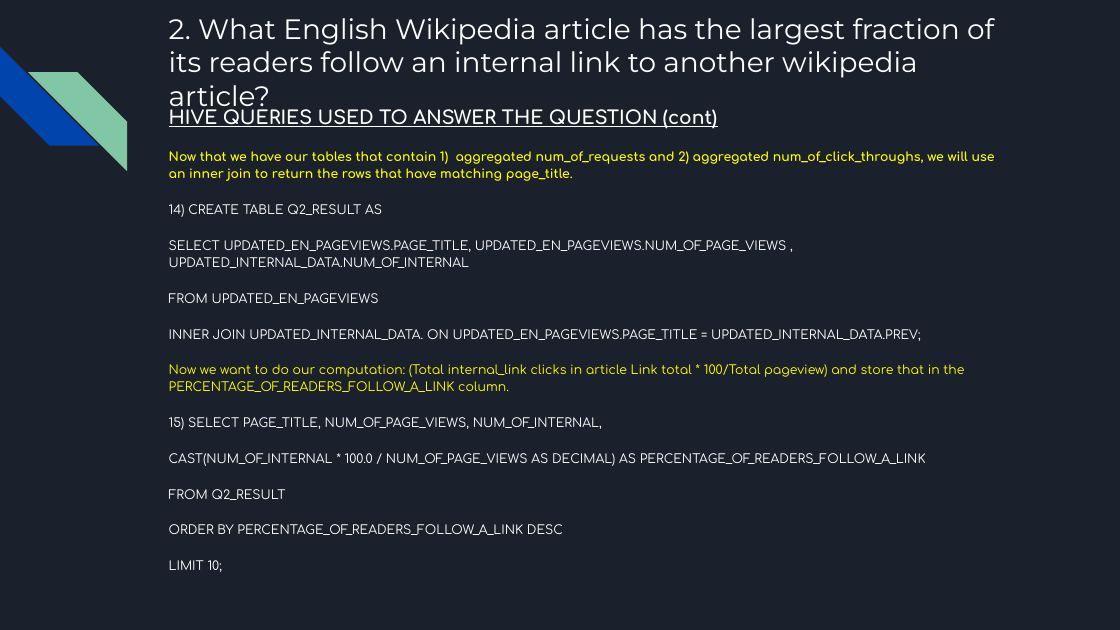
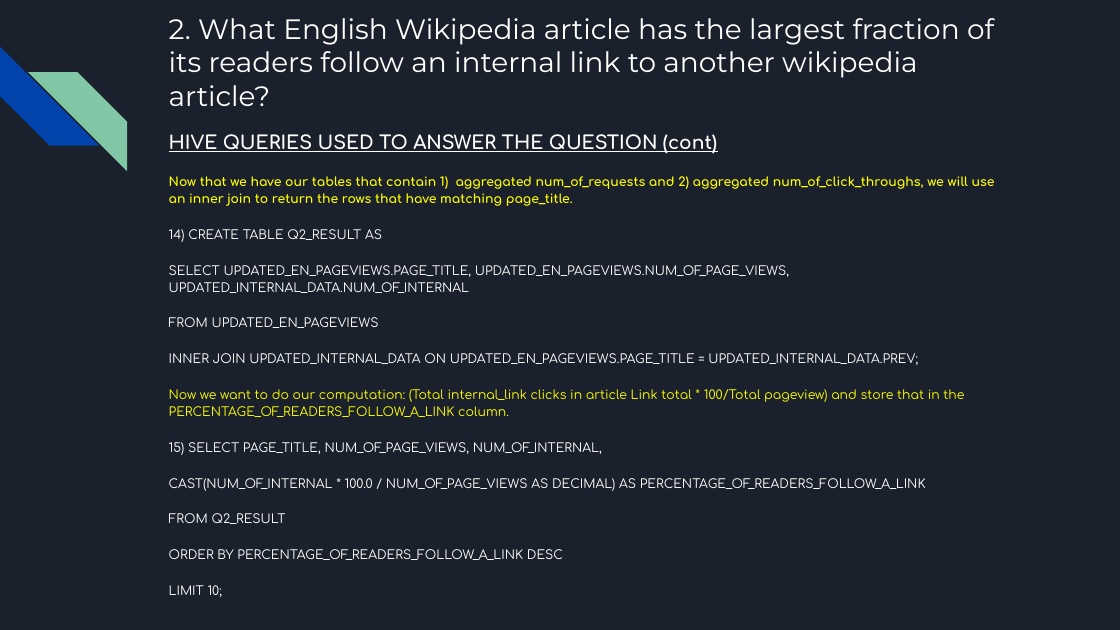
Before and after one commit to AlanLiang1/Project_1, a slide deck: slide 8 of P1 Presentation.pptx. Drawn at 1120x630 pixels with LibreOffice and Linux fonts; fonts in the diff are those of the drawing. Boxes give left, top, right and bottom in pixels: in the first picture for what was removed or moved away, otherwise in the second. Text is boxed around its words. In the diff, an @@ line names an element or a change of style, - is before the commit and + after.

Commit message:
Updated P1 Presentation with results

```diff
--- a/P1 Presentation.pptx
+++ b/P1 Presentation.pptx
@@ text "HIVE QUERIES USED TO ANSWER ...": place and size @@
-text "HIVE QUERIES USED TO ANSWER ..." at [169, 103, 995, 572]
+text "HIVE QUERIES USED TO ANSWER ..." at [169, 134, 995, 597]
@@ text at [169, 265, 789, 293]: spaces changed @@
-SELECT UPDATED_EN_PAGEVIEWS.PAGE_TITLE, UPDATED_EN_PAGEVIEWS.NUM_OF_PAGE_VIEWS , UPDATED_INTERNAL_DATA.NUM_OF_INTERNAL
+SELECT UPDATED_EN_PAGEVIEWS.PAGE_TITLE, UPDATED_EN_PAGEVIEWS.NUM_OF_PAGE_VIEWS, UPDATED_INTERNAL_DATA.NUM_OF_INTERNAL
@@ text at [169, 353, 918, 365]: text changed @@
-INNER JOIN UPDATED_INTERNAL_DATA. ON UPDATED_EN_PAGEVIEWS.PAGE_TITLE = UPDATED_INTERNAL_DATA.PREV;
+INNER JOIN UPDATED_INTERNAL_DATA ON UPDATED_EN_PAGEVIEWS.PAGE_TITLE = UPDATED_INTERNAL_DATA.PREV;
```
Also in this commit, not shown: 14 other slides changed, 6 slides added, 1 other file.
